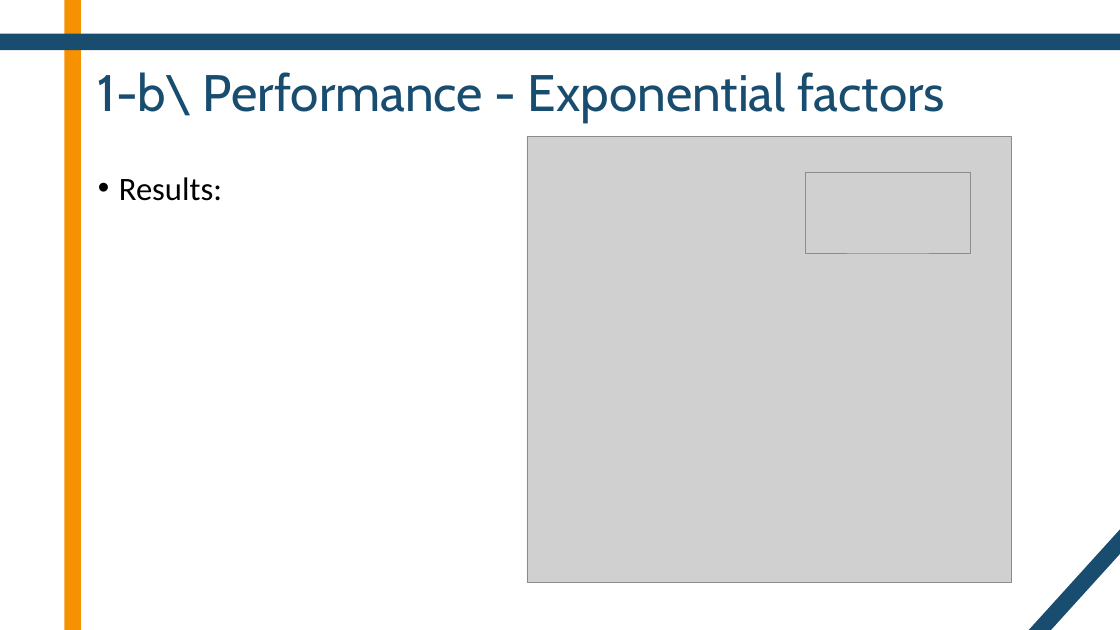
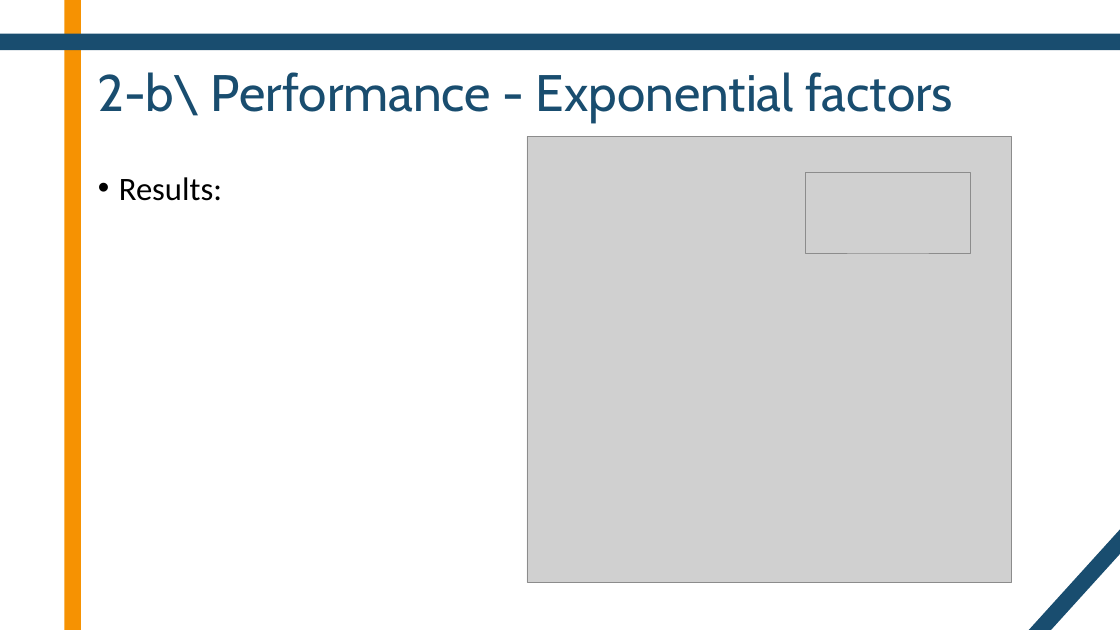
Before and after one commit to DentanJeremie/MAP583-Graph-Transformers, a slide deck: slide 9 of presentation/Presentation.pptx (slide 6 before the commit). Drawn at 1120x630 pixels with LibreOffice and Linux fonts; fonts in the diff are those of the drawing; grey boxes stand for pictures. Boxes give left, top, right and bottom in pixels: in the first picture for what was removed or moved away, otherwise in the second. Text is boxed around its words. In the diff, an @@ line names an element or a change of style, - is before the commit and + after.

```diff
--- a/presentation/Presentation.pptx
+++ b/presentation/Presentation.pptx
@@ title at (98,72,953,122): text changed @@
-1-b\ Performance - Exponential factors
+2-b\ Performance - Exponential factors
```
Also in this commit, not shown: 8 other slides changed, 2 other files.
